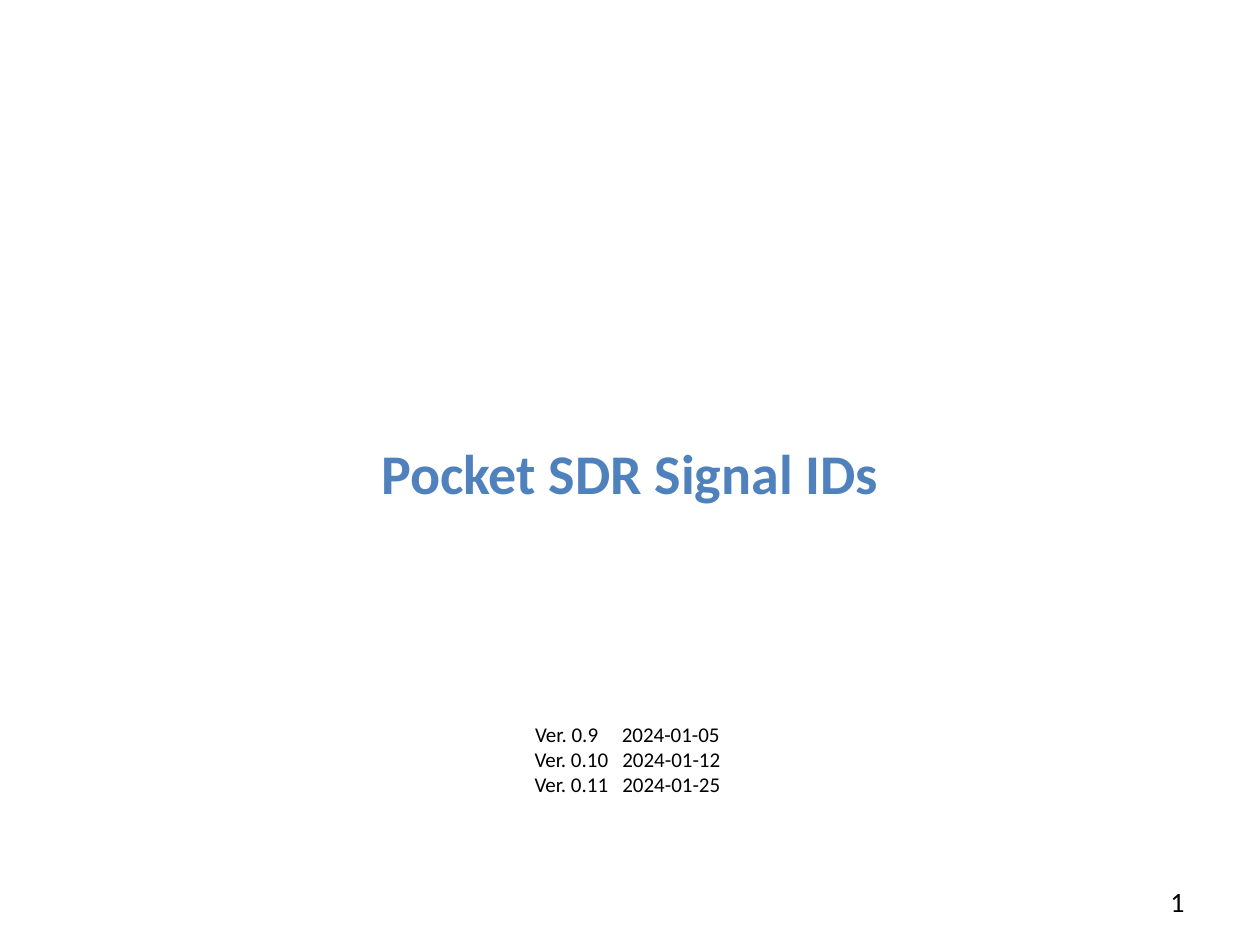
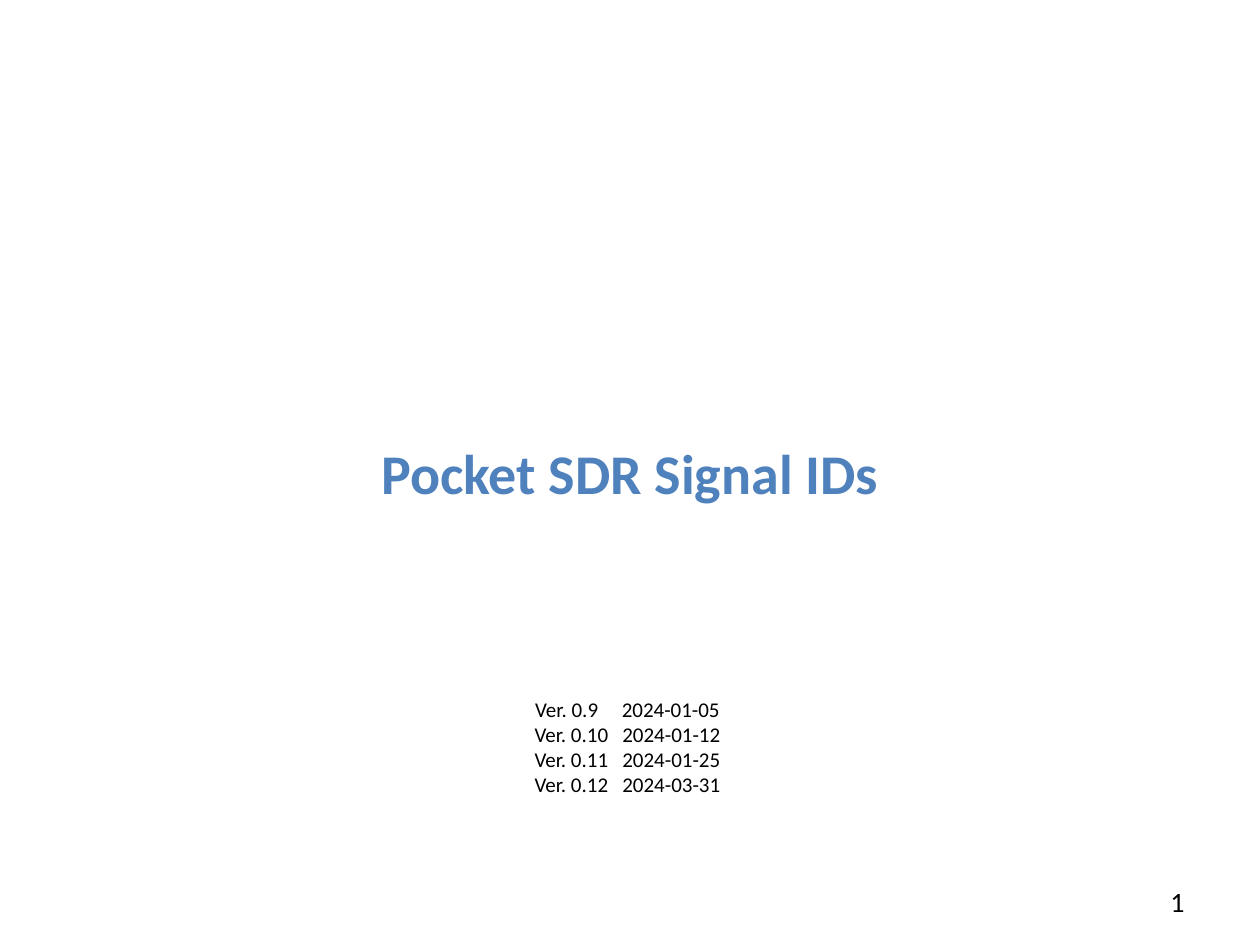
Before and after one commit to tomojitakasu/PocketSDR, a slide deck: slide 1 of doc/signal_IDs.pptx. Drawn at 1260x945 pixels with LibreOffice and Linux fonts; fonts in the diff are those of the drawing. Boxes give left, top, right and bottom in pixels: in the first picture for what was removed or moved away, otherwise in the second. Text is boxed around its words. In the diff, an @@ line names an element or a change of style, - is before the commit and + after.

```diff
--- a/doc/signal_IDs.pptx
+++ b/doc/signal_IDs.pptx
@@ text "Ver. 0.9 2024-01-05": place and size @@
-text "Ver. 0.9 2024-01-05" at box(535, 728, 720, 792)
+text "Ver. 0.9 2024-01-05" at box(535, 703, 720, 792)
@@ text at box(535, 778, 720, 792): paragraph added @@
+Ver. 0.12 2024-03-31
```
Also in this commit, not shown: 1 slide added, 1 other file.
